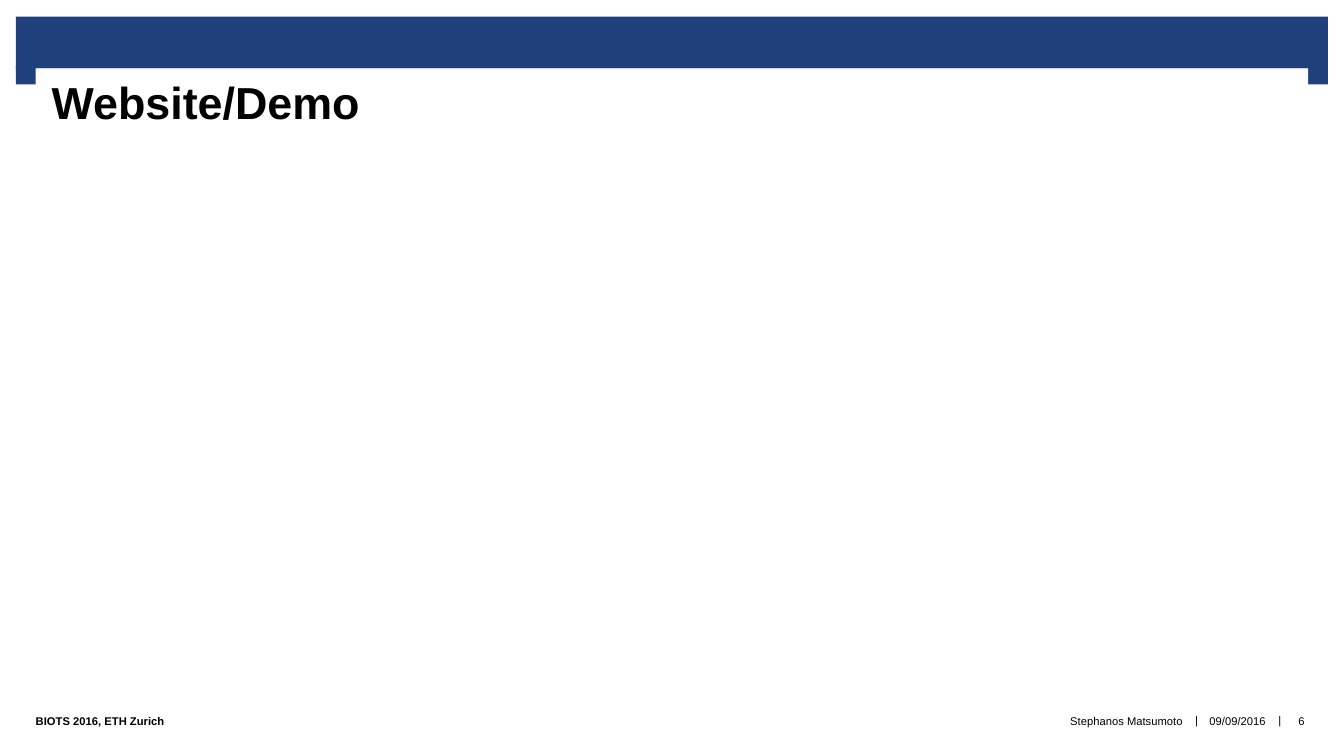
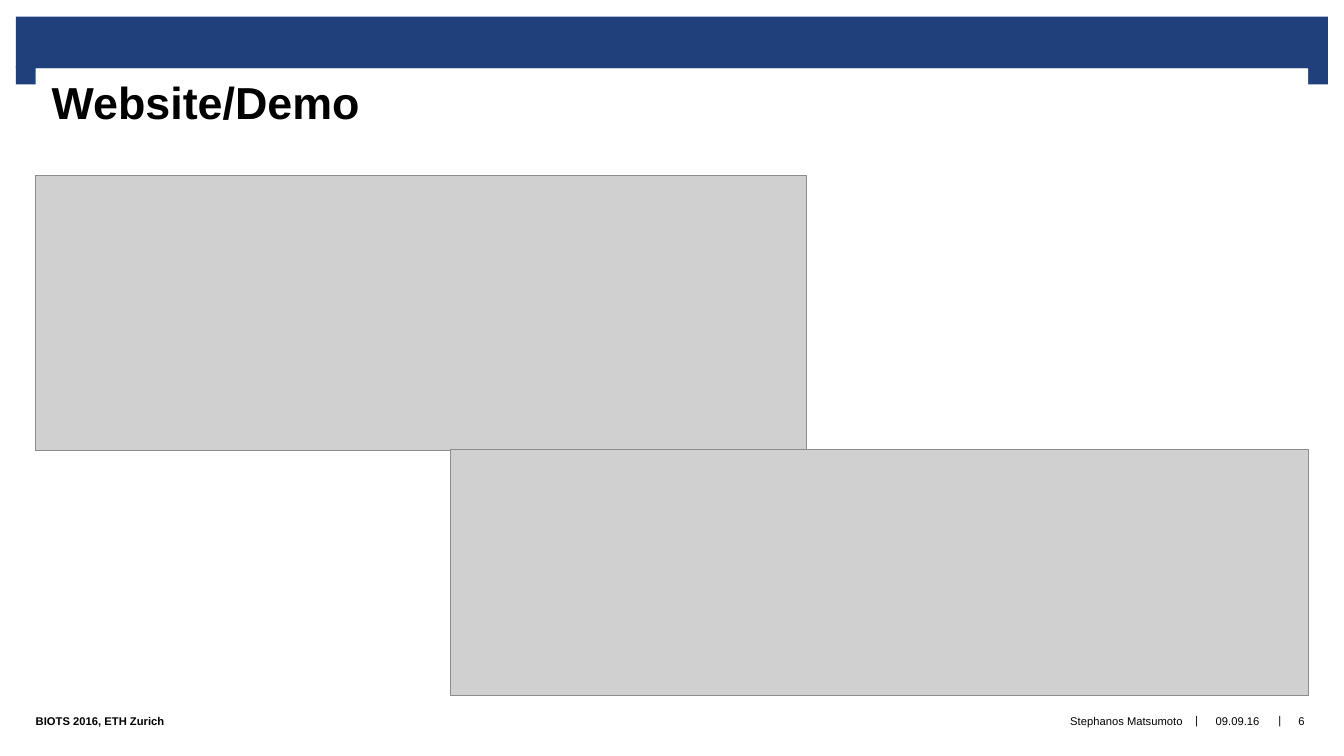
Before and after one commit to syclops/data-trading, a slide deck: slide 6 of presentation/tradeoffs_biots2016.pptx. Drawn at 1344x756 pixels with LibreOffice and Linux fonts; fonts in the diff are those of the drawing; grey boxes stand for pictures; background and template pictures are left out. Boxes give left, top, right and bottom in pixels: in the first picture for what was removed or moved away, otherwise in the second. Text is boxed around its words. In the diff, an @@ line names an element or a change of style, - is before the commit and + after.

```diff
--- a/presentation/tradeoffs_biots2016.pptx
+++ b/presentation/tradeoffs_biots2016.pptx
@@ picture added at [35,175,807,451] @@
@@ picture added at [451,450,1308,696] @@
@@ text at [1216,717,1260,725]: text changed @@
-09/09/2016
+09.09.16
```
Also in this commit, not shown: 8 other slides changed.
